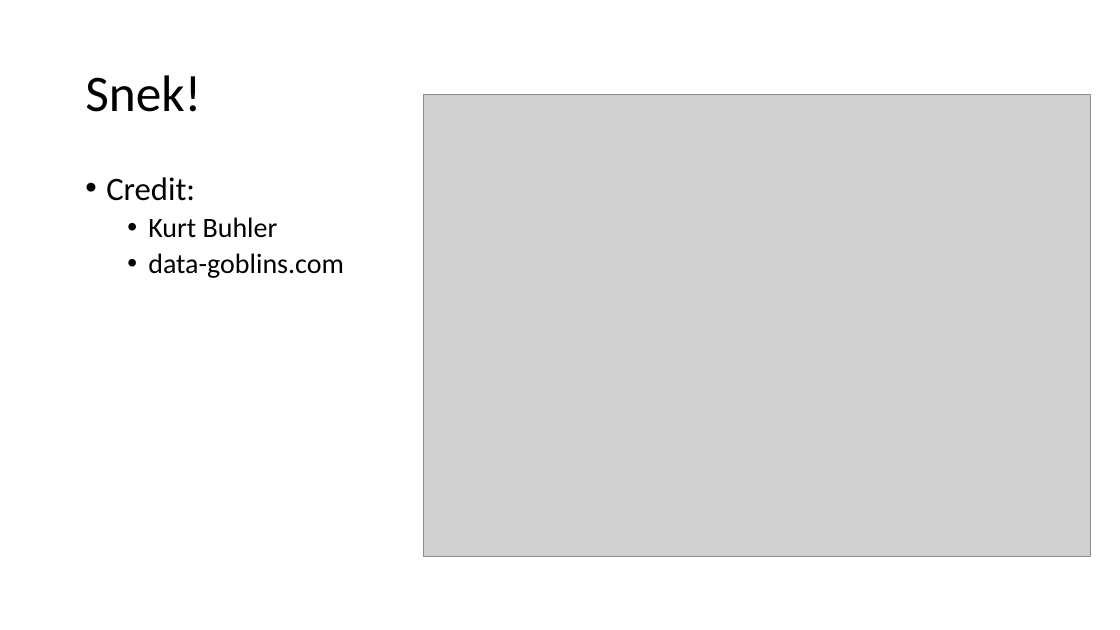
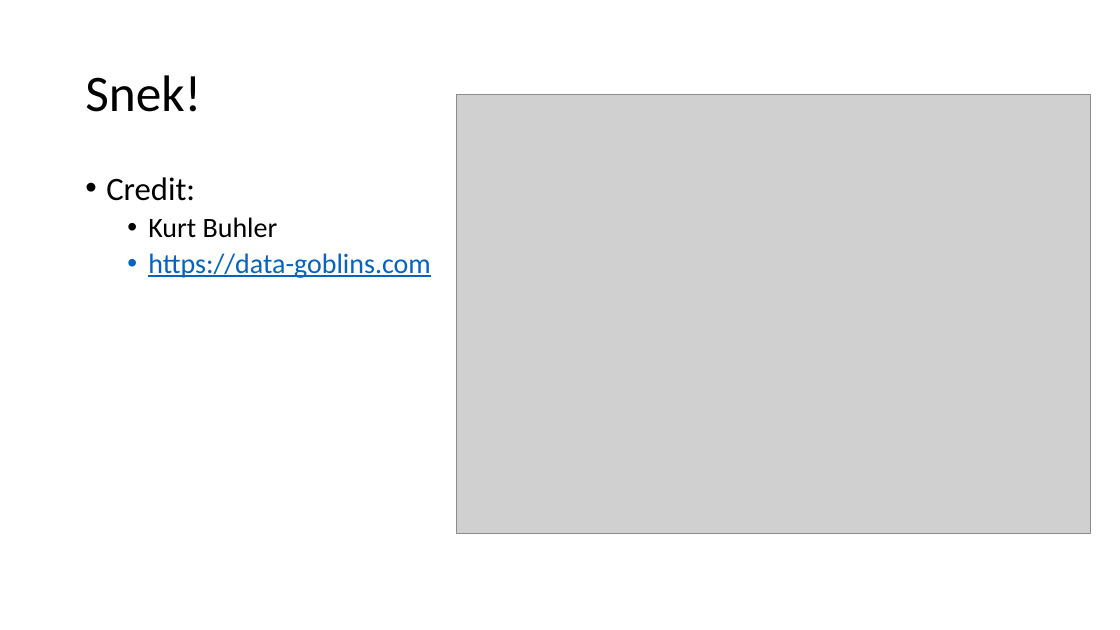
Before and after one commit to otykier/training, a slide deck: slide 10 of Singapore UG 2025/Tabular Editor scripting magic/Tabular Editor Scripting Magic.pptx. Drawn at 1120x630 pixels with LibreOffice and Linux fonts; fonts in the diff are those of the drawing; grey boxes stand for pictures. Boxes give left, top, right and bottom in pixels: in the first picture for what was removed or moved away, otherwise in the second. Text is boxed around its words. In the diff, an @@ line names an element or a change of style, - is before the commit and + after.

```diff
--- a/Singapore UG 2025/Tabular Editor scripting magic/Tabular Editor Scripting Magic.pptx
+++ b/Singapore UG 2025/Tabular Editor scripting magic/Tabular Editor Scripting Magic.pptx
@@ picture: place and size @@
-picture at <box>423,94,1091,556</box>
+picture at <box>457,94,1091,534</box>
@@ text at <box>148,253,430,278</box>: text changed; text colour #000000 to #0563C1 @@
-  • data-goblins.com
+  • https://data-goblins.com
```
Also in this commit, not shown: 5 other slides changed.
